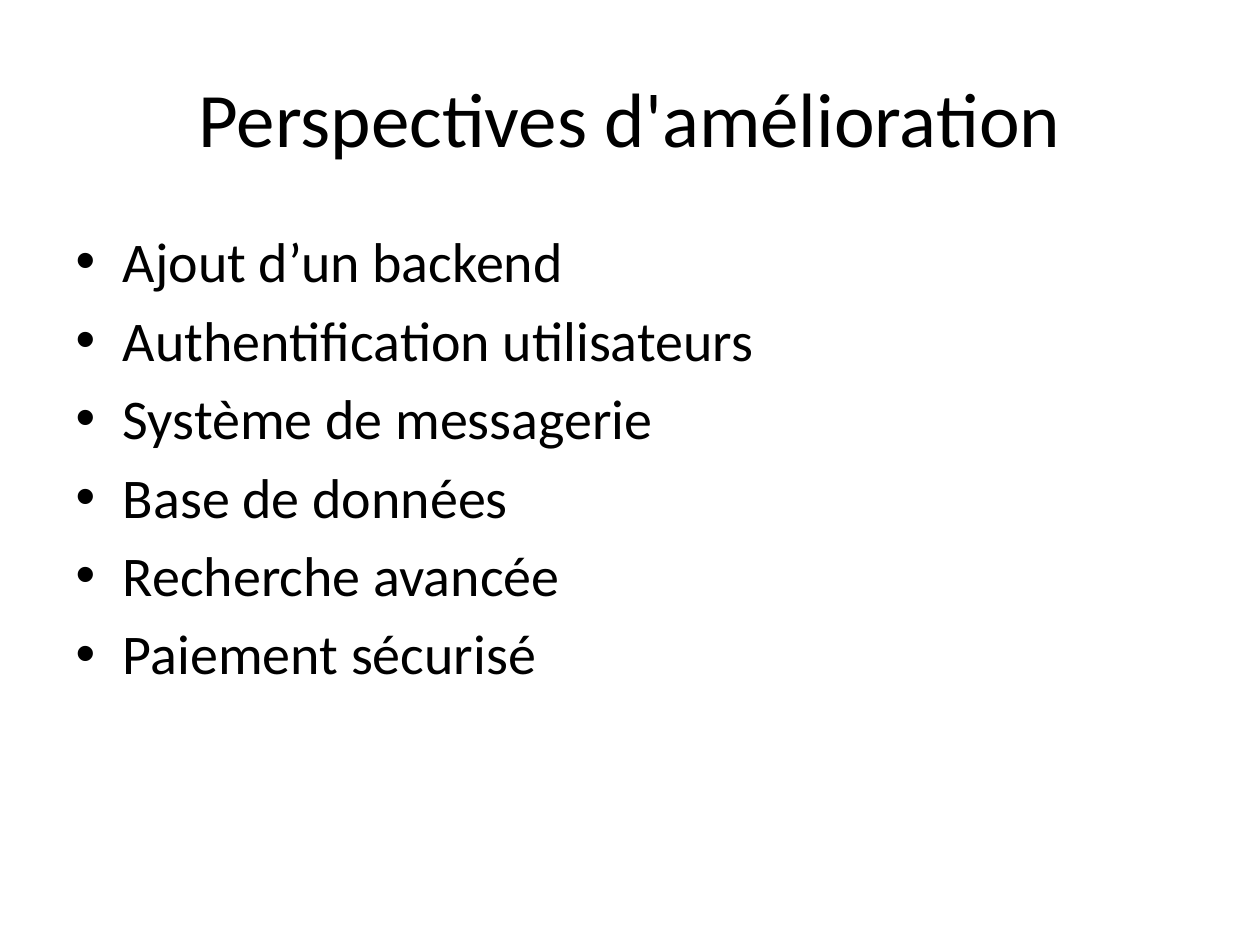
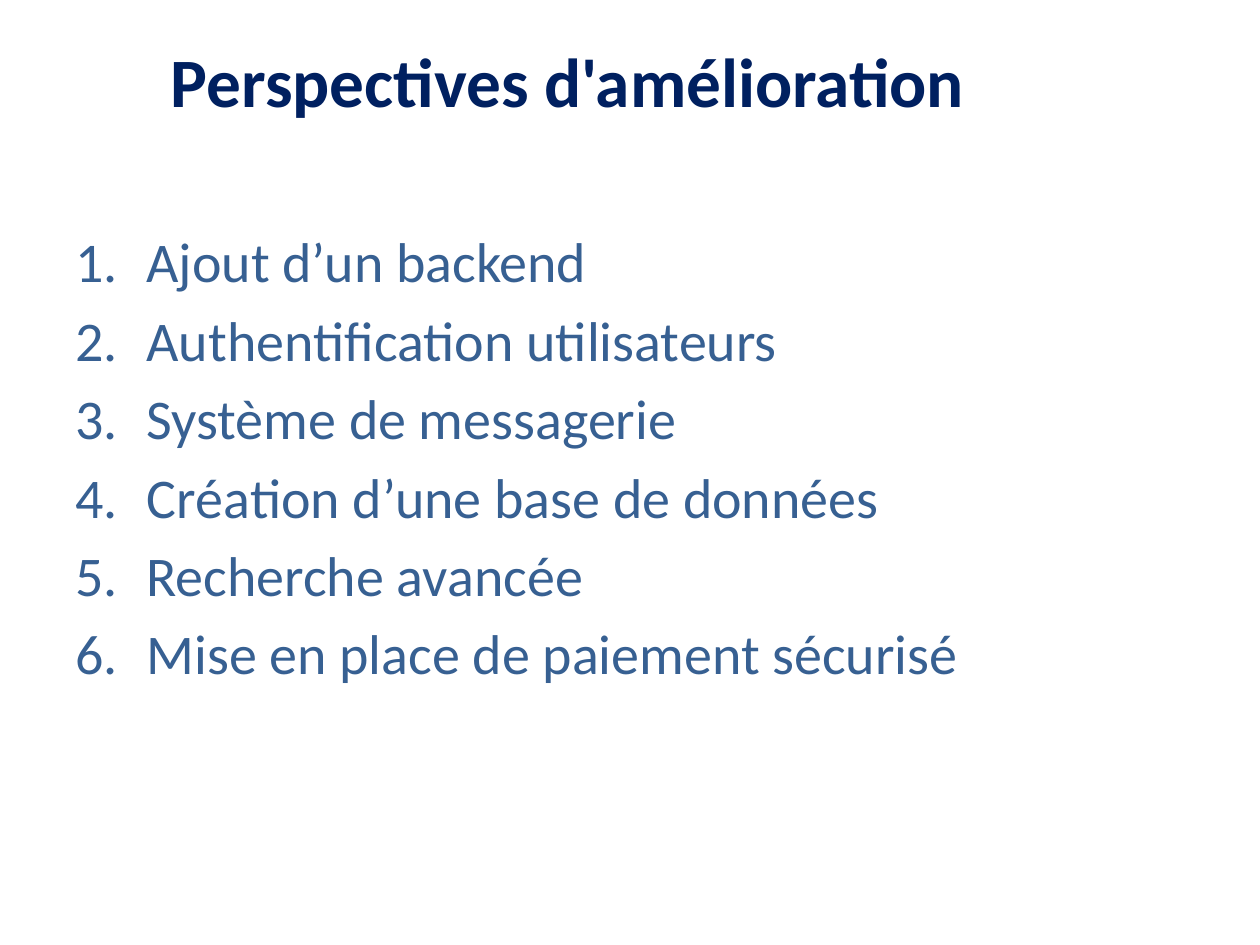
Before and after one commit to sophiesticated221/TIMERA-OUMOULKHAIRI-AfriTalent, a slide deck: slide 15 of docs/TIMERA_OUMOULKHAIRI_Presentation.pptx. Drawn at 1260x945 pixels with LibreOffice and Linux fonts; fonts in the diff are those of the drawing. Boxes give left, top, right and bottom in pixels: in the first picture for what was removed or moved away, otherwise in the second. Text is boxed around its words. In the diff, an @@ line names an element or a change of style, - is before the commit and + after.

Commit message:
Mise à jour : amélioration de la présentation PowerPoint

```diff
--- a/docs/TIMERA_OUMOULKHAIRI_Presentation.pptx
+++ b/docs/TIMERA_OUMOULKHAIRI_Presentation.pptx
@@ title "Perspectives d'amélioration": place and size @@
-title "Perspectives d'amélioration" at (199,93,1060,160)
+title "Perspectives d'amélioration" at (171,58,964,118)
@@ title "Perspectives d'amélioration" at (171,58,964,118): size 44 to 39.6 pt, text colour #000000 to #002060, bold on @@
@@ text at (146,242,776,597): text colour #000000 to #376092 in "Ajout d’un backend", "Authentification utilisateurs", "Système de messagerie", "Recherche avancée"; bullet • to 1. @@
@@ text at (146,478,878,519): text changed; text colour #000000 to #376092 @@
-• Base de données
+4. Création d’une base de données
@@ text at (146,635,958,683): text changed; text colour #000000 to #376092 @@
-• Paiement sécurisé
+6. Mise en place de paiement sécurisé
```
Also in this commit, not shown: 14 other slides changed.
